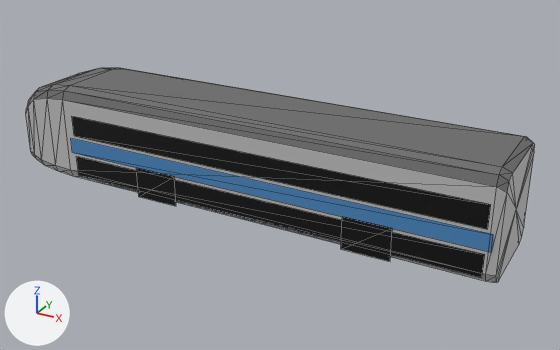
An edit to the glTF model assets-src/models/train/rer_generic_B__cab.glb, drawn before and after from the same camera.
Camera for both pictures: a 50 mm camera at (10.53, -16.96, 9.44) aimed at (1.05, 0.28, 0.83). Lighting does not change. The marker at lower left points along +X, +Y and +Z. The older version comes first. Mesh edges are drawn as thin lines. Vertices at exactly the same position are counted once.

In view in the first picture: 'rer_generic_B__cab'.
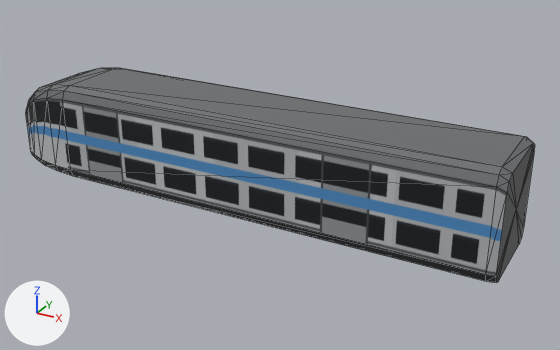
Boxes (x1, y1, x2, y2) around the edits, measured in the pictures (560 x 350 px):
part 1 of me_rer_generic_b__cab, deleted: before (71, 116, 493, 278)
part 2 of me_rer_generic_b__cab, recoloured: (26, 93, 535, 283) in both
part 3 of me_rer_generic_b__cab, edited (looks the same): (34, 67, 534, 192) in both

Edits to the bpy script that builds the scene:
```text
Add img_image_0:
    img_image_0 = load_image('Image_0', '_unpacked/Image_0', 1024, 320, 'sRGB')
Add mat_caisse_rer:
    mat_caisse_rer = principled_material('caisse_rer')
    mat_caisse_rer.texture = img_image_0
    mat_caisse_rer.metallic = 0.16
    mat_caisse_rer.roughness = 0.52
Change me_rer_generic_b__cab:
    used by ob_rer_generic_b__cab; location = (0.0, 0.0, 0.0)
    remove me_rer_generic_b__cab.from_pydata(...)  # 138 vertices, 194 faces; spans x -7.5..7.5, y -1.4..1.4, z 0.0..2.8
    remove me_rer_generic_b__cab.materials.append(mat_soubassement)  # dark grey #363636
    remove me_rer_generic_b__cab.materials.append(mat_ceinture_rer_b)  # blue #5091cb
    remove me_rer_generic_b__cab.materials.append(mat_vitrage_sombre)  # black #171717
    add me_rer_generic_b__cab.from_pydata(...)  # 86 vertices, 168 faces; spans x -7.5..7.5, y -1.4..1.4, z 0.0..2.8
    me_rer_generic_b__cab part 1: 13 loose pieces with 52 vertices, spanning x -7.0..7.3, y -1.4..1.4, z 0.0..2.1, are deleted
    me_rer_generic_b__cab part 2: 92 faces spanning x -7.5..7.5, y -1.4..1.4, z 0.0..2.7 switch from mat_caisse_neutre (light grey #c7c7c7) to mat_caisse_rer (picture img_image_0)
    me_rer_generic_b__cab part 3: 40 faces spanning x -6.5..7.5, y -1.4..1.4, z 2.2..2.8 switch from mat_toiture (grey #707070) to mat_caisse_rer (picture img_image_0)
```
